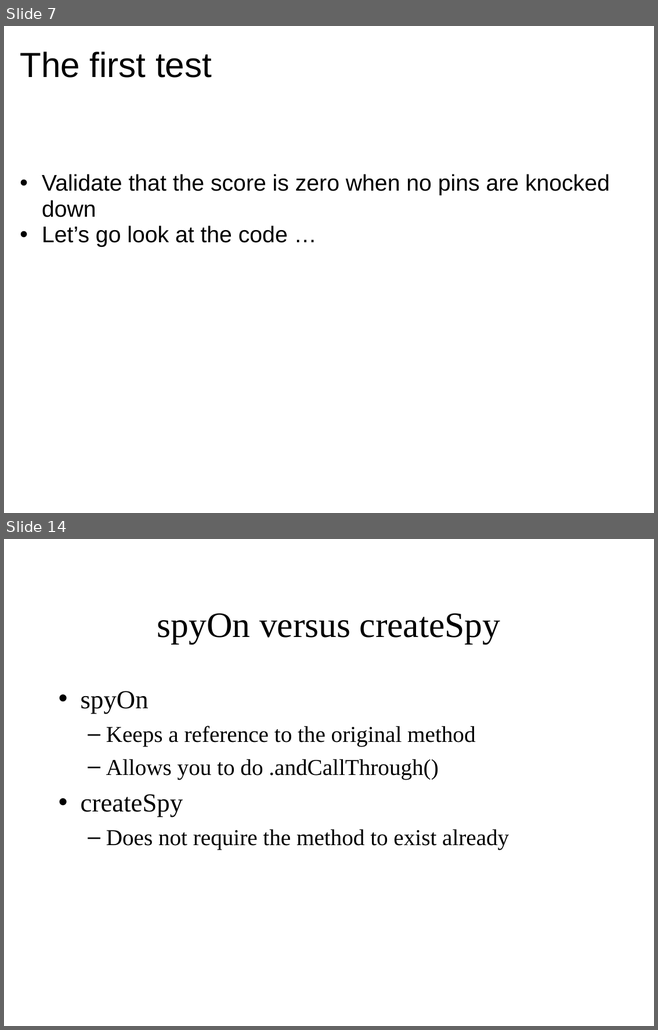
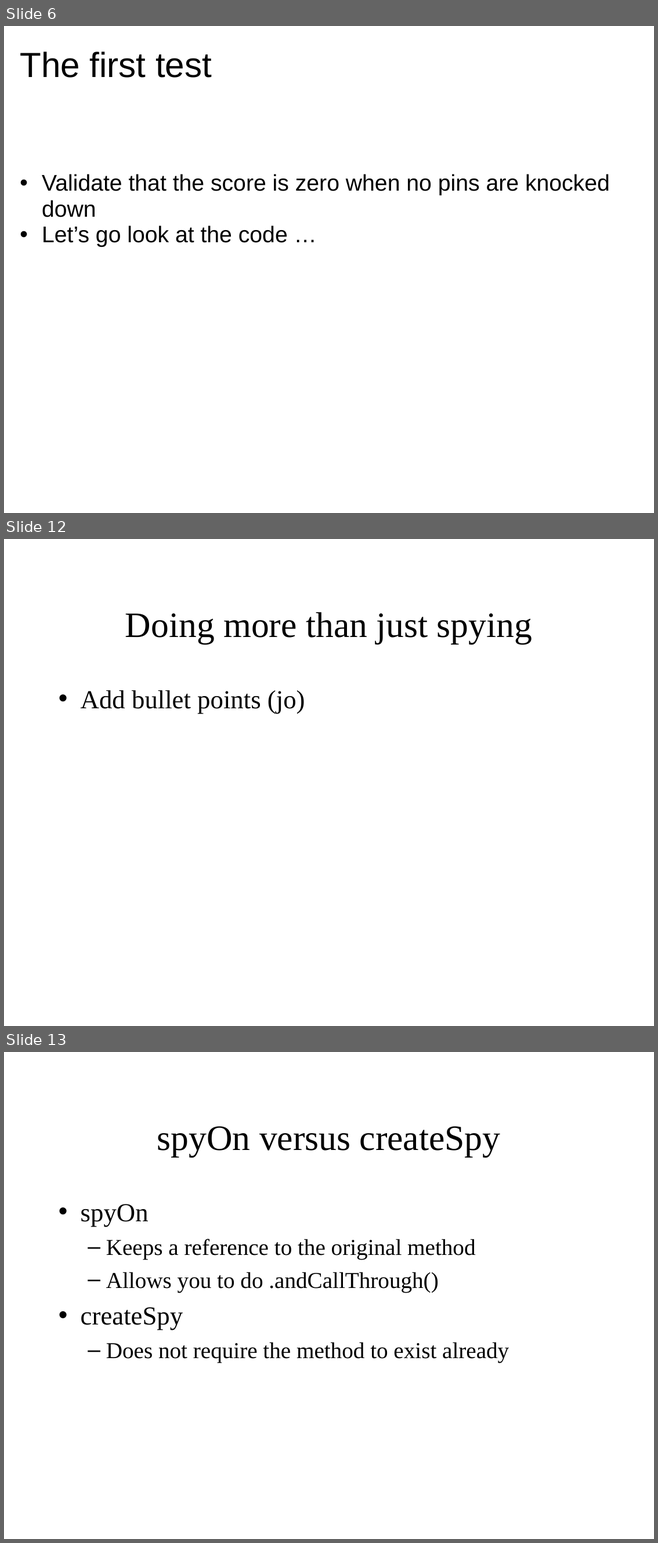
Before and after one commit to jomontanari/JasmineBowlingGame, a slide deck: TestingJavaScript_with_Jasmine.ppt. Shown one above the other, each under a label of ours: slides 7 and 14 before the commit, slides 6, 12 and 13 after it; the slides between them are not shown. The pictures are 658x1030 and 658x1543 pixels, drawn with LibreOffice and Linux fonts; fonts in the diff are those of the drawing. Boxes give left, top, right and bottom in pixels: in the first picture for what was removed or moved away, otherwise in the second. Text is boxed around its words. In the diff, an @@ line names an element or a change of style, - is before the commit and + after.

```diff
--- a/TestingJavaScript_with_Jasmine.ppt
+++ b/TestingJavaScript_with_Jasmine.ppt
@@ slide 12 added at (x1=4, y1=539, x2=654, y2=1026), background #FFFFFF @@
@@ title added at (x1=125, y1=612, x2=532, y2=643), 44 pt, text #000000 @@
+Doing more than just spying
@@ text added at (x1=81, y1=690, x2=305, y2=714), 32 pt, text #000000 @@
+• Add bullet points (jo)
@@ what was slide 7 is now slide 6 @@
@@ what was slide 14 is now slide 13 @@
```
Also in this commit, not shown: 6 slides changed, 5 other slides added, 9 slides removed, 1 other file.
